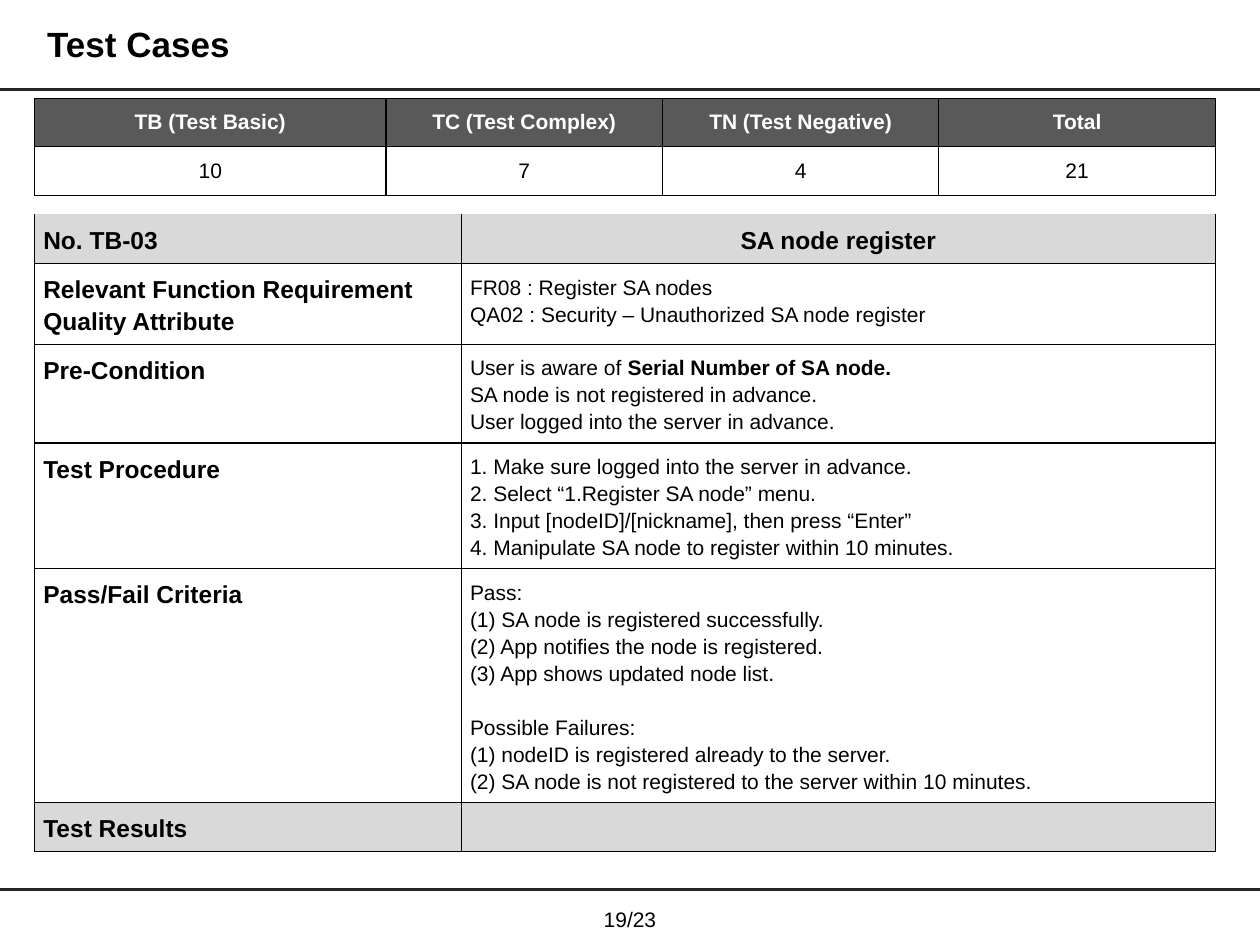
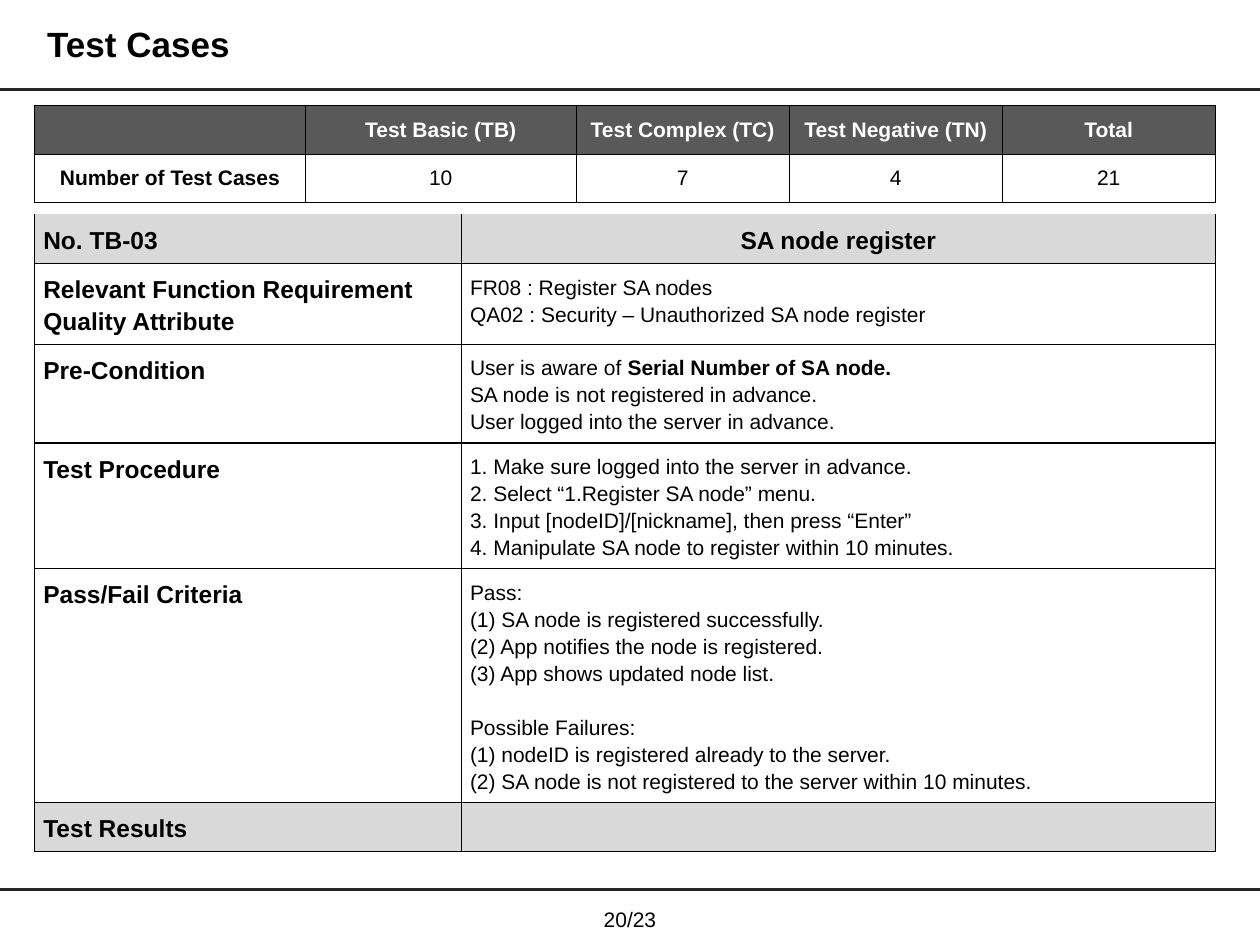
Before and after one commit to junggil/2015_CMU_StudioProject, a slide deck: slide 21 of DOCS/2015-06-24/Team1 Final presentation v0.99.pptx (slide 20 before the commit). Drawn at 1260x945 pixels with LibreOffice and Linux fonts; fonts in the diff are those of the drawing. Boxes give left, top, right and bottom in pixels: in the first picture for what was removed or moved away, otherwise in the second. Text is boxed around its words. In the diff, an @@ line names an element or a change of style, - is before the commit and + after.

```diff
--- a/DOCS/2015-06-24/Team1 Final presentation v0.99.pptx
+++ b/DOCS/2015-06-24/Team1 Final presentation v0.99.pptx
@@ table at <box>34,106,1215,207</box> @@
-column 1: TB (Test Basic) | 10
-column 2: TC (Test Complex) | 7
-column 3: TN (Test Negative) | 4
+column 1:  | Number of Test Cases
+column 2: Test Basic (TB) | 10
+column 3: Test Complex (TC) | 7
+column 4: Test Negative (TN) | 4
@@ table: place and size @@
-table at <box>34,98,1213,199</box>
+table at <box>34,106,1215,207</box>
@@ page number at <box>604,911,656,928</box>: text changed @@
-19/23
+20/23
```
Also in this commit, not shown: 21 other slides changed, 3 slides added.
